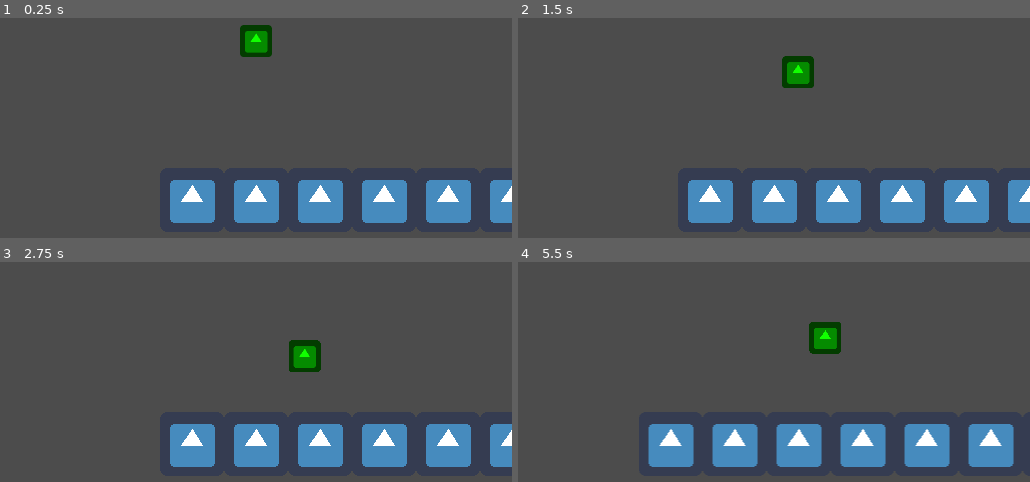
Above: before the commit, frames 1-4 (two rows, left to right).
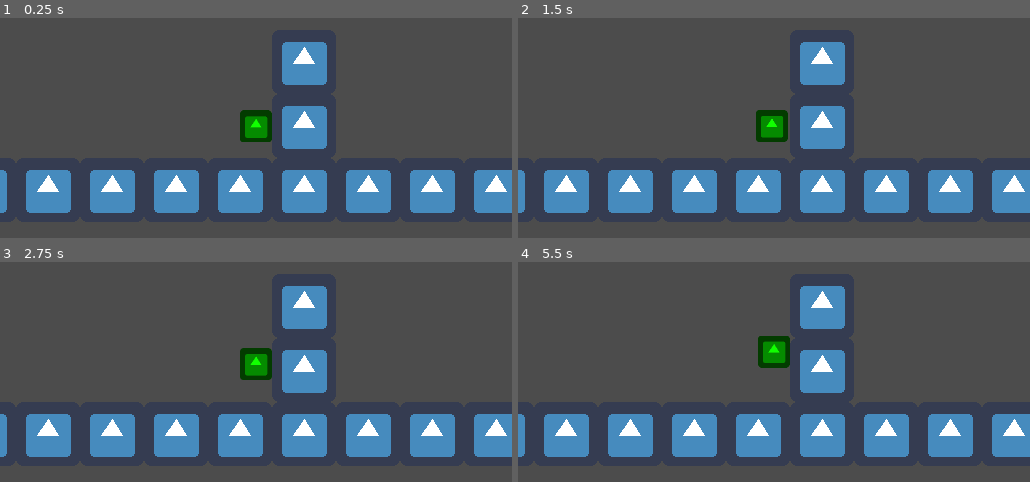
Above: after the commit, the same moments.

Repository: Otherside-Code/Space_jump
Game: Godot game, scene res://Scenes/MundoTeste.tscn
Two runs of this game, one before a commit and one after it. Both use one fixed random seed, a clock stepped at 60 frames per second and the inputs below. The project has no main scene, so this scene is started directly. The engine's default icon, where the game draws it, is replaced by a stand-in: a white triangle on a blue panel in a dark square.
Inputs:
- Up to frame 1 (0.25 s): no input
- Up to frame 2 (1.5 s): hold D (dir) 0.53-1.28 s; tap Space (pulo) at 0.77, 0.8, 1.07, 1.35 s
- Up to frame 3 (2.75 s): tap Space (pulo) at 1.52, 1.82, 2.3 s; tap D (dir) at 1.55 s; hold D (dir) from 2.03 s (still down)
- Up to frame 4 (5.5 s): release D (dir) at 2.78 s; tap A (esq) at 2.85 s; tap Space (pulo) at 3.02, 3.32, 3.77, 3.8, 4.07, 4.35, 4.52, 4.82, 5.3 s; tap D (dir) at 3.05, 4.55 s; hold D (dir) 3.53-4.28 s; hold D (dir) from 5.03 s (still down)

The runs differ from the first frame. In frame 1, 20% of the frame differs, in the area x 0-100%, y 3-94%; in frame 2, 20%; in frame 3, 20%; in frame 4, 21%, in the area x 0-100%, y 10-94%.

Commit message:
criação do metodo para wall jump e wall slide

Diff:
--- a/Scenes/MundoTeste.tscn
+++ b/Scenes/MundoTeste.tscn
@@ -6,7 +6,7 @@
 [node name="MundoTeste" type="Node2D"]
 
 [node name="Player" parent="." instance=ExtResource( 1 )]
-position = Vector2( 96, 64 )
+position = Vector2( 496, 160 )
 
 [node name="chao" parent="." instance=ExtResource( 2 )]
-tile_data = PoolIntArray( 196608, 0, 0, 196609, 0, 0, 196610, 0, 0, 196611, 0, 0, 196612, 0, 0, 196613, 0, 0, 196614, 0, 0, 196615, 0, 0, 196616, 0, 0, 196617, 0, 0, 196618, 0, 0, 196619, 0, 0, 196620, 0, 0, 196621, 0, 0, 196622, 0, 0 )
+tile_data = PoolIntArray( 65544, 0, 0, 131080, 0, 0, 196608, 0, 0, 196609, 0, 0, 196610, 0, 0, 196611, 0, 0, 196612, 0, 0, 196613, 0, 0, 196614, 0, 0, 196615, 0, 0, 196616, 0, 0, 196617, 0, 0, 196618, 0, 0, 196619, 0, 0, 196620, 0, 0, 196621, 0, 0, 196622, 0, 0 )
--- a/Scenes/Player.tscn
+++ b/Scenes/Player.tscn
@@ -8,6 +8,7 @@
 
 [node name="Player" type="KinematicBody2D"]
 script = ExtResource( 2 )
+parede = NodePath("WallRay")
 
 [node name="CollisionShape2D" type="CollisionShape2D" parent="."]
 shape = SubResource( 1 )
@@ -22,3 +23,7 @@
 limit_top = 0
 drag_margin_h_enabled = true
 drag_margin_v_enabled = true
+
+[node name="WallRay" type="RayCast2D" parent="."]
+enabled = true
+cast_to = Vector2( 20, 0 )
--- a/Scripts/Player.gd
+++ b/Scripts/Player.gd
@@ -7,11 +7,18 @@
 var movimento:Vector2;
 var velocidade_pulo:int=-64;
 var no_chao:bool=0;
+var pulando:bool=0;
+var direcao_parede:int=1;
+var na_parede:bool=0;
+var pulo_parede:bool=0;
+
+export(NodePath) onready var parede=get_node(parede);
 
 func _physics_process(delta:float):
 	movimento_horizontal();
 	movimento_vertical();
 	gravidade(delta);
+	desliza_parede()
 
 	movimento=move_and_slide(movimento,Vector2.UP);
 
@@ -21,25 +28,87 @@
 	var direcao=Input.get_action_strength("dir")-Input.get_action_strength("esq");
 	movimento.x=direcao*velocidade;
 
+	if direcao:
+		direcao_parede=direcao;
+
 
 
 func movimento_vertical()->void:
 	if is_on_floor():
 		no_chao=1;
+		pulando=0;
+		pulo_parede=0;
+	else:pass;
+
+
+	if desliza_parede():
+		pulo_parede=1;
+		pulando=0;
 
 
 	if no_chao and movimento.y>=6:
-		no_chao=0
+		no_chao=0;
+		pulo_parede=0;
+	else:pass;
+
+	if movimento.y>=6 and not desliza_parede():
+		pulo_parede=0;
+		pulando=0;
+
+	if not pulo_parede:
+		if Input.is_action_just_pressed("pulo") and no_chao:
+			no_chao=0;
+			pulando=1;
+
+			movimento.y=velocidade_pulo*0.5;
+
+		else:
+			if Input.is_action_pressed("pulo") and pulando and movimento.y<=velocidade_pulo:
+				movimento.y=velocidade_pulo;
+
+	else:
+		if Input.is_action_just_pressed("pulo") and not pulando:
+			pulando=1;
+			direcao_parede*=-1;
+
+			movimento.y=velocidade_pulo*0.4;
+
+		if movimento.x<32:
+			movimento.x+=direcao_parede*16;
+		else:
+			pulo_parede=0;
 
 
-	if Input.is_action_just_pressed("pulo") and no_chao:
-		no_chao=0;
-		movimento.y=velocidade_pulo
+func gravidade(delta:float)->void:
+
+	if not desliza_parede():
+		if pulando and Input.is_action_pressed("pulo"):
+			movimento.y+=delta*(gravidade_player*0.5);
+		else:
+			movimento.y+=delta*gravidade_player;
+
+		if movimento.y>=gravidade_player:
+			movimento.y=gravidade_player;
+
+	else:
+		movimento.y+=delta*(gravidade_player*0.4);
+
+		if movimento.y>=gravidade_player*0.7:
+			movimento.y=gravidade_player*0.7;
 
 
 
-func gravidade(delta:float)->void:
-	movimento.y+=delta*gravidade_player;
+func desliza_parede()->bool:
+	parede.cast_to.x=20*direcao_parede;
 
-	if movimento.y>=gravidade_player:
-		movimento.y=gravidade_player;
+	if parede.is_colliding():
+		if not na_parede and not no_chao :
+			movimento.y=0;
+			na_parede=1;
+
+		return true;
+
+	else:
+		na_parede=0;
+
+		return false;
